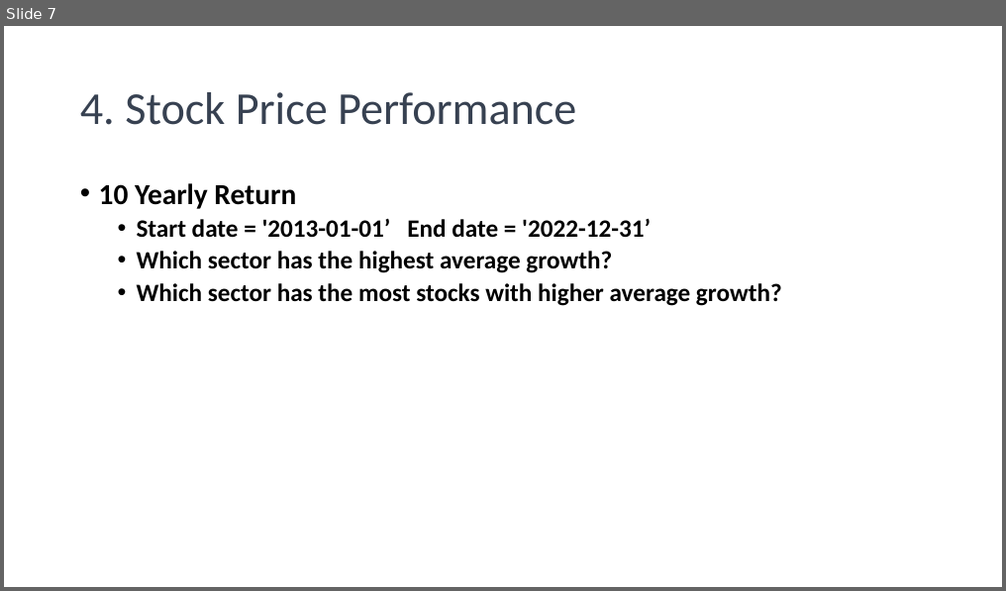
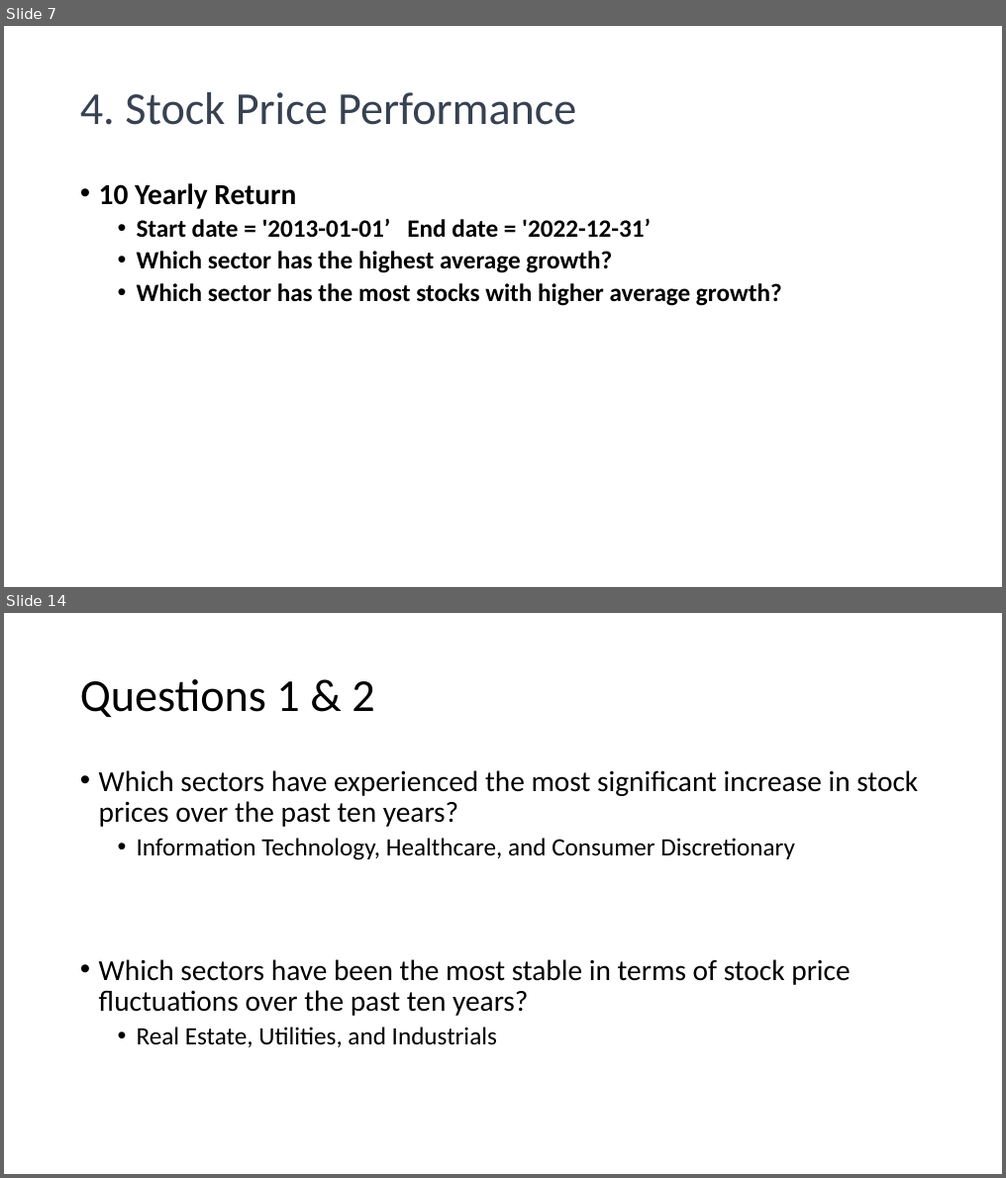
Before and after one commit to kennysiegler/first-project, a slide deck: presentation/Presentation2.pptx. Shown one above the other, each under a label of ours: slide 7 before the commit, slides 7 and 14 after it; the slides between them are not shown. The pictures are 1006x591 and 1006x1178 pixels, drawn with LibreOffice and Linux fonts; fonts in the diff are those of the drawing. Boxes give left, top, right and bottom in pixels: in the first picture for what was removed or moved away, otherwise in the second. Text is boxed around its words. In the diff, an @@ line names an element or a change of style, - is before the commit and + after.

```diff
--- a/presentation/Presentation2.pptx
+++ b/presentation/Presentation2.pptx
@@ slide 14 added at (4,613,1002,1174), background #FFFFFF @@
@@ title added at (80,679,374,717), 44 pt, text #000000 @@
+Questions 1 & 2
@@ text added at (99,770,918,1048), 28 pt, text #000000 @@
+• Which sectors have experienced the most significant increase in stock prices over the past ten years?
+  • Information Technology, Healthcare, and Consumer Discretionary
+• Which sectors have been the most stable in terms of stock price fluctuations over the past ten years?
+  • Real Estate, Utilities, and Industrials
```
Also in this commit, not shown: 11 slides changed, 1 other slide added, 1 slide removed, 3 other files.
